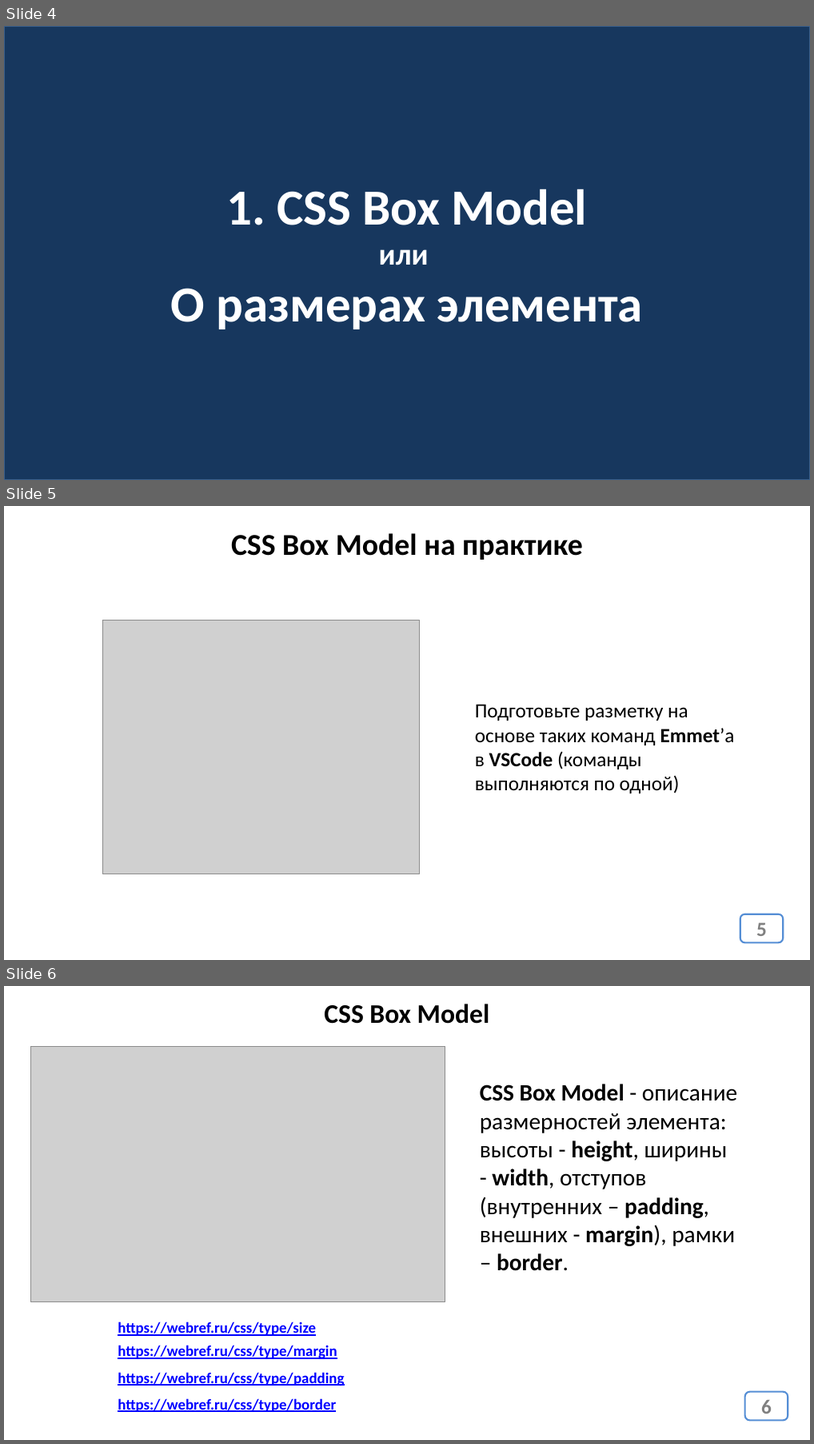
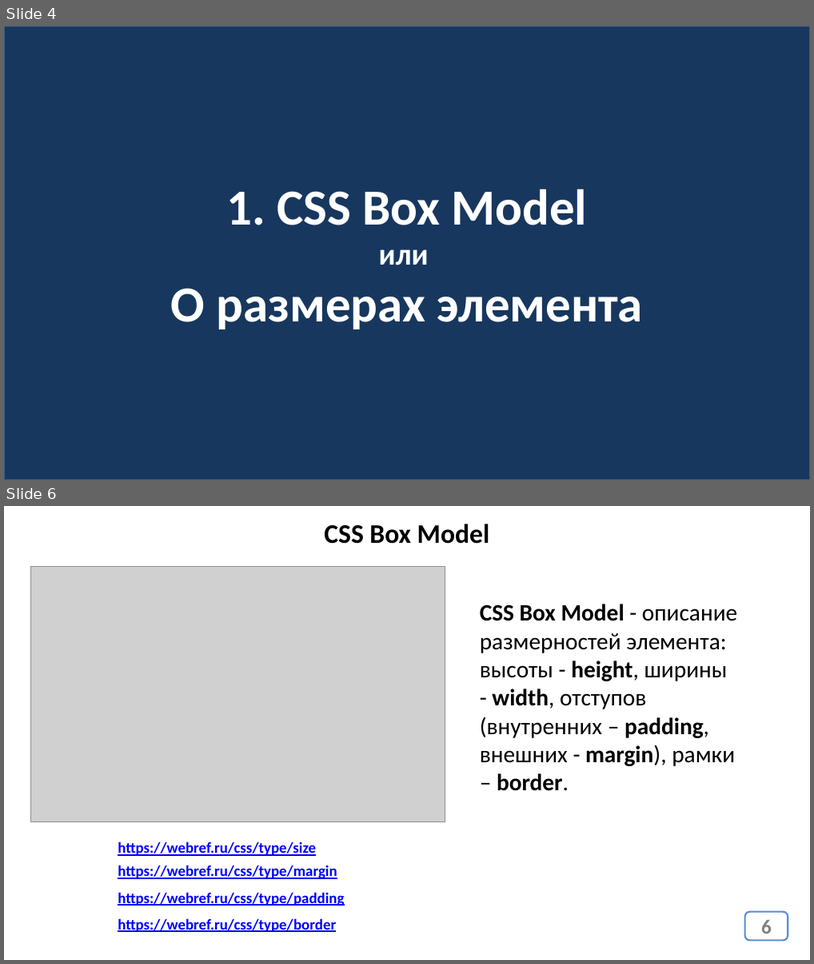
Before and after one commit to web37-ortdnipro/lesson04, a slide deck: lesson04.pptx. Shown one above the other, each under a label of ours: slides 4, 5 and 6 before the commit, slides 4 and 6 after it; the slides between them are not shown. The pictures are 814x1444 and 814x964 pixels, drawn with LibreOffice and Linux fonts; fonts in the diff are those of the drawing; grey boxes stand for pictures. Boxes give left, top, right and bottom in pixels: in the first picture for what was removed or moved away, otherwise in the second. Text is boxed around its words. In the diff, an @@ line names an element or a change of style, - is before the commit and + after.

```diff
--- a/lesson04.pptx
+++ b/lesson04.pptx
@@ slide 5 removed at [4,506,810,960], background #FFFFFF @@
@@ text removed at [231,533,583,560] @@
-CSS Box Model на практике
@@ picture removed at [102,620,420,874] @@
@@ text removed at [475,704,735,793] @@
-Подготовьте разметку на основе таких команд Emmet’а в VSCode (команды выполняются по одной)
@@ page number removed at [741,914,784,942] @@
-5
```
Also in this commit, not shown: 1 slide added, 1 other file.
